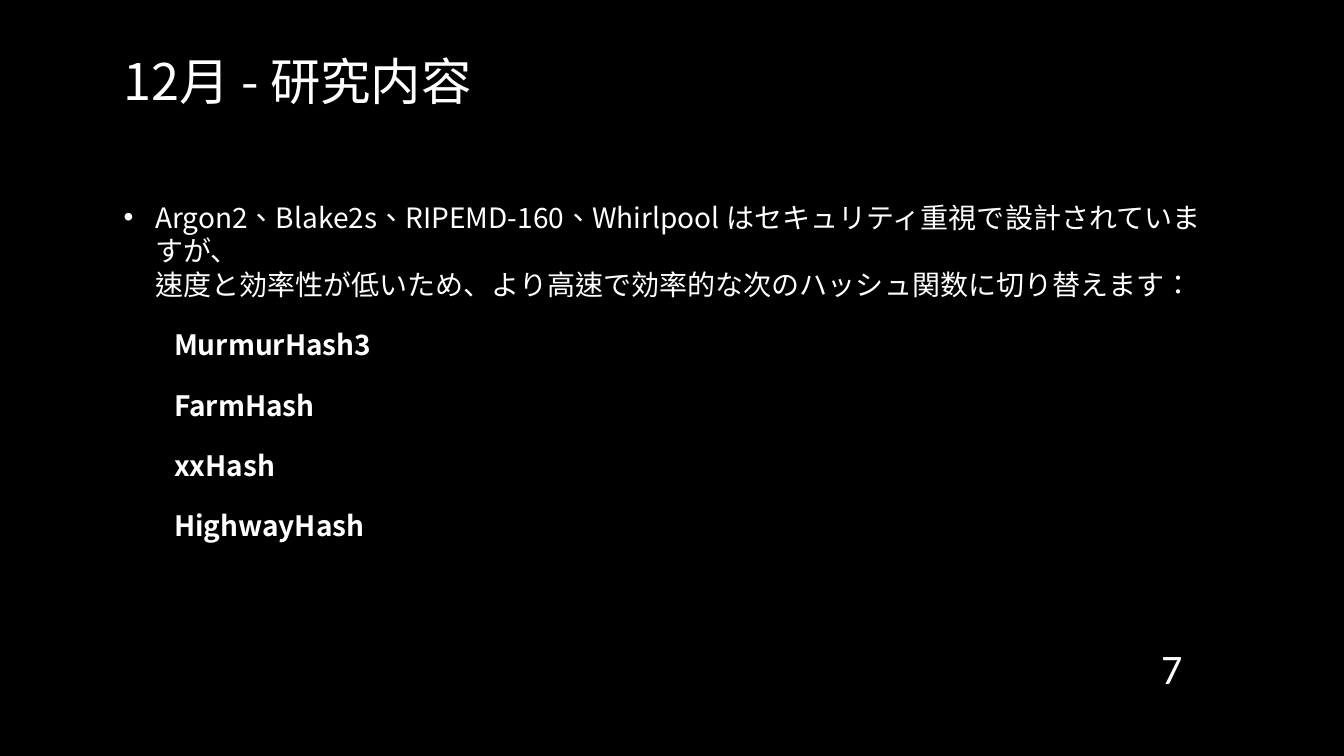
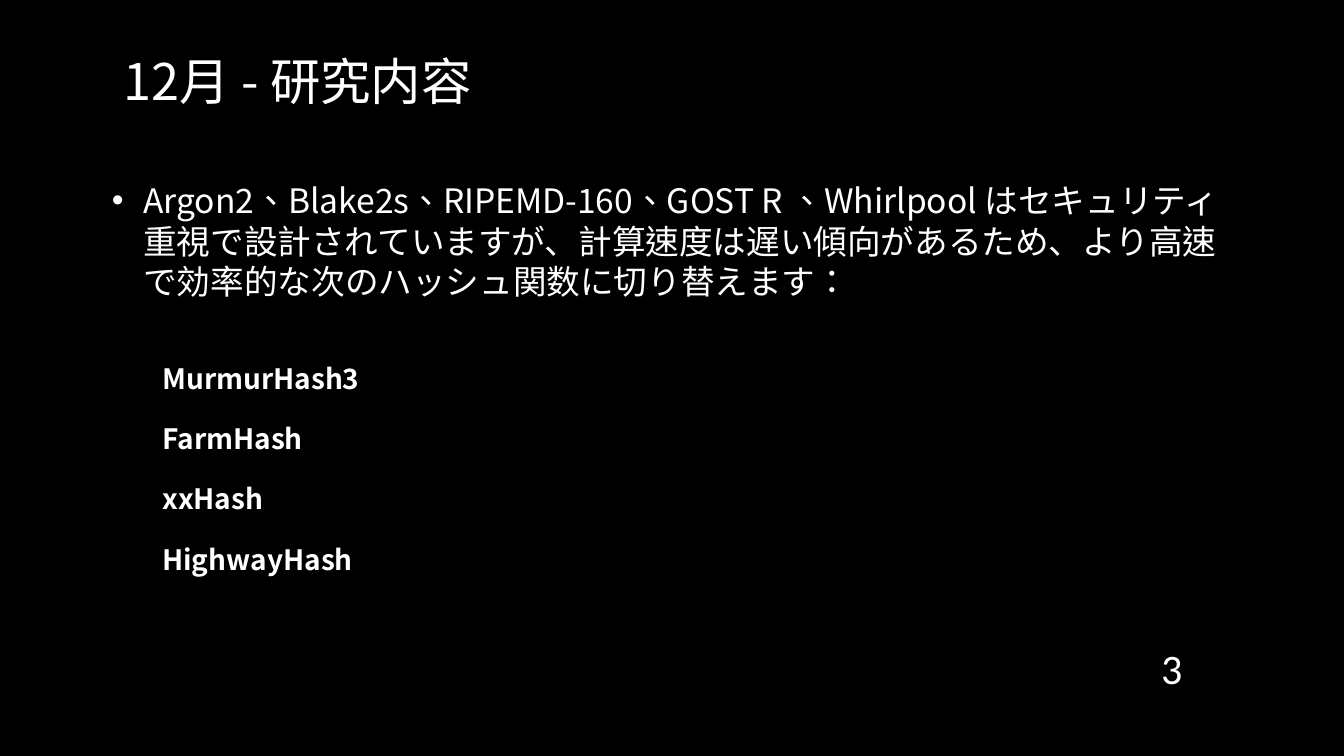
Before and after one commit to cyrusmanosa/Ecc-Year-3, a slide deck: slide 3 of Y3-Sem2/ITゼミ演習II/2024年度_12月報告会_Sk3a04_文家俊.pptx (slide 7 before the commit). Drawn at 1344x756 pixels with LibreOffice and Linux fonts; fonts in the diff are those of the drawing; background and template pictures are left out. Boxes give left, top, right and bottom in pixels: in the first picture for what was removed or moved away, otherwise in the second. Text is boxed around its words. In the diff, an @@ line names an element or a change of style, - is before the commit and + after.

```diff
--- a/Y3-Sem2/ITゼミ演習II/2024年度_12月報告会_Sk3a04_文家俊.pptx
+++ b/Y3-Sem2/ITゼミ演習II/2024年度_12月報告会_Sk3a04_文家俊.pptx
@@ text "Argon2、Blake2s、RIPEMD-160、GOST R 、Whirlpool はセキュリティ重視で設計されてい ..." moved from (x1=155, y1=204, x2=1200, y2=543) to (x1=143, y1=186, x2=1218, y2=577) @@
@@ text at (x1=143, y1=186, x2=1218, y2=297): text changed; size 20 to 24 pt @@
-• Argon2、Blake2s、RIPEMD-160、Whirlpool はセキュリティ重視で設計されていますが、
-  速度と効率性が低いため、より高速で効率的な次のハッシュ関数に切り替えます：
+• Argon2、Blake2s、RIPEMD-160、GOST R 、Whirlpool はセキュリティ重視で設計されていますが、計算速度は遅い傾向があるため、より高速で効率的な次のハッシュ関数に切り替えます：
@@ page number at (x1=1161, y1=656, x2=1182, y2=685): text changed @@
-7
+3
```
Also in this commit, not shown: 5 other slides changed, 2 slides added, 17 other files.
